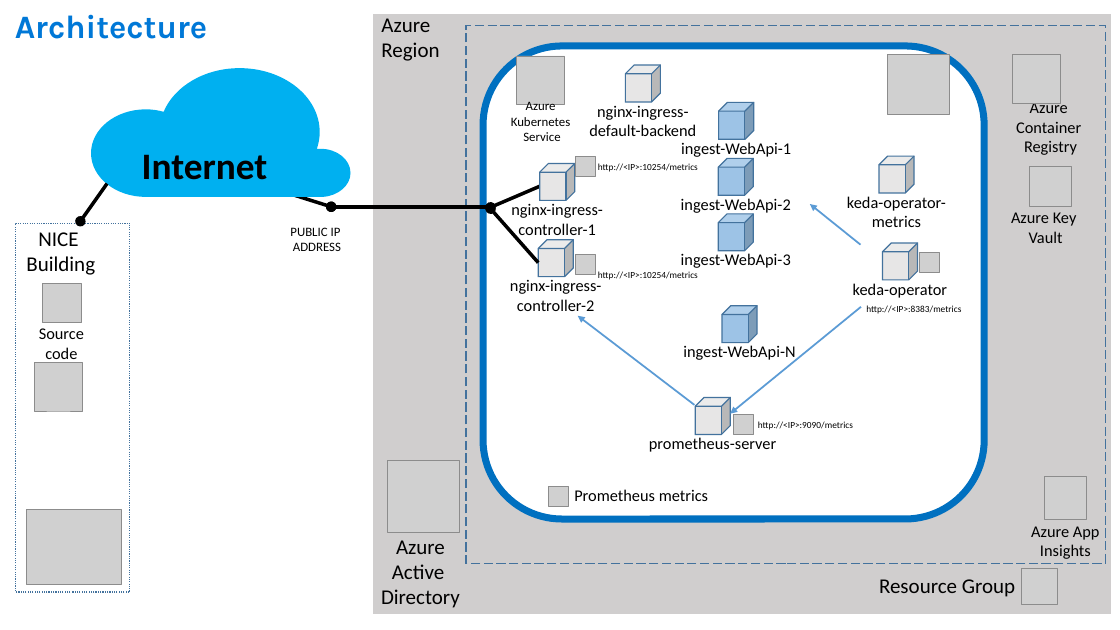
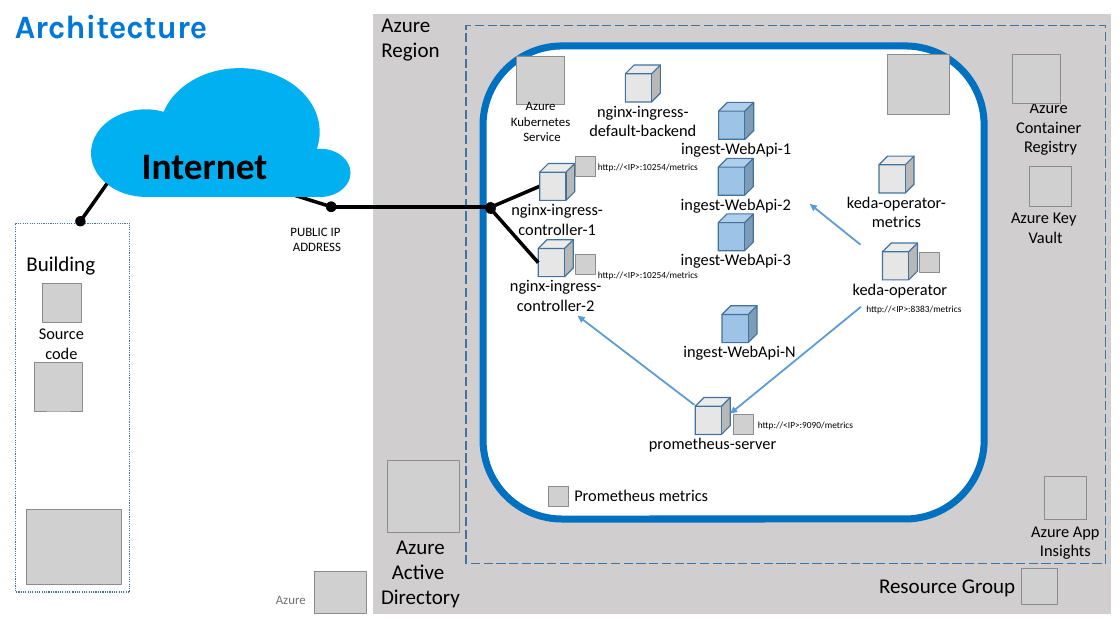
Before and after one commit to flecoqui/av-services, a slide deck: slide 3 of docs/img/ppt-schemas.pptx (slide 4 before the commit). Drawn at 1120x630 pixels with LibreOffice and Linux fonts; fonts in the diff are those of the drawing; grey boxes stand for pictures. Boxes give left, top, right and bottom in pixels: in the first picture for what was removed or moved away, otherwise in the second. Text is boxed around its words. In the diff, an @@ line names an element or a change of style, - is before the commit and + after.

```diff
--- a/docs/img/ppt-schemas.pptx
+++ b/docs/img/ppt-schemas.pptx
@@ text at (26,256,95,275): text changed @@
-NICE
-Building
+Building
@@ text added at (276,596,306,604), 11 pt, text #767171 @@
+Azure
@@ picture added at (314,571,366,613) @@
```
Also in this commit, not shown: 7 other slides changed, 8 slides added, 2 slides removed, 14 other files.
